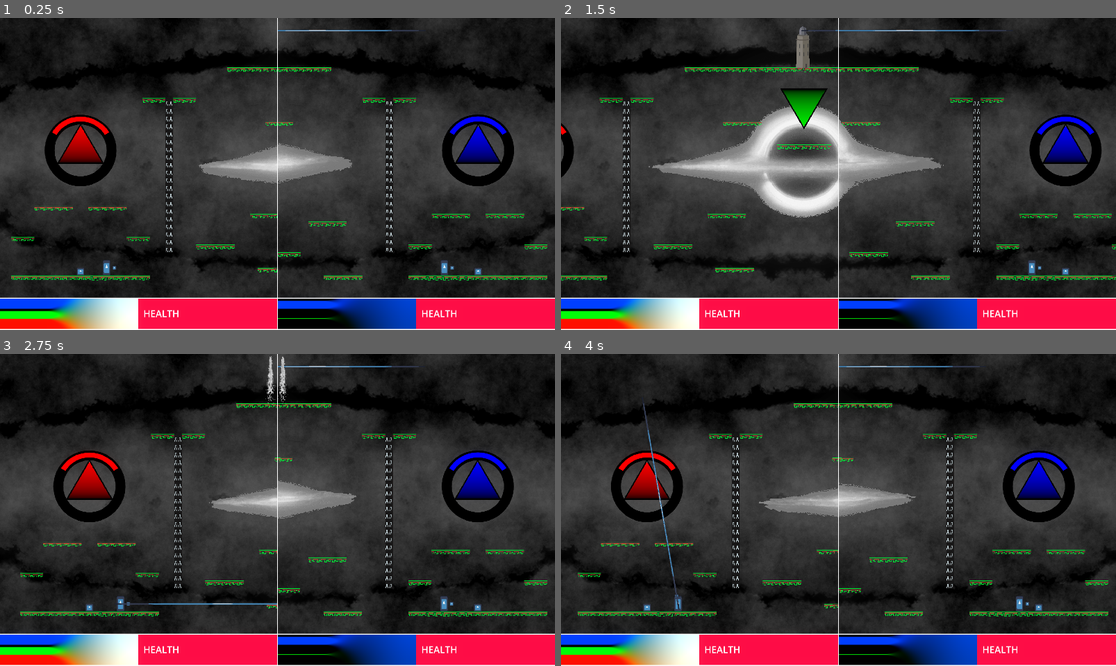
Above: before the commit, frames 1-4 (two rows, left to right).
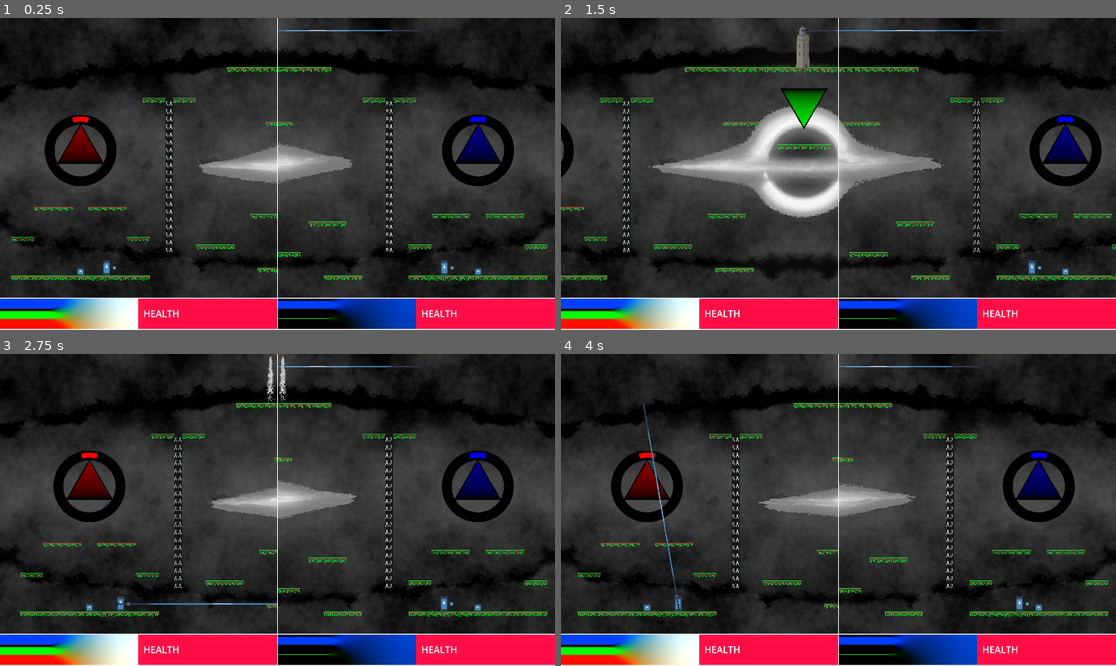
Above: after the commit, the same moments.

Repository: llhtimlam/UofT-GameJam
Game: Godot game, scene res://scenes/main.tscn
Same seed, same stepped clock (60 frames per second), same inputs: the game is played once before the commit and once after it. The engine's default icon, where the game draws it, is replaced by a stand-in: a white triangle on a blue panel in a dark square.
Inputs:
- Up to frame 1 (0.25 s): no input
- Up to frame 2 (1.5 s): hold D (Player1_RIGHT) 0.53-1.28 s; tap G (Player1_DASH) at 0.6 s; tap F (Player1_JUMP) at 0.77 s; hold S (Player1_DOWN) from 1.28 s (still down); tap R (Player1_MELEE) at 1.35 s
- Up to frame 3 (2.75 s): tap F (Player1_JUMP) at 1.52 s; release S (Player1_DOWN) at 2.03 s; hold D (Player1_RIGHT) from 2.03 s (still down); tap T (Player1_SHOOT) at 2.1 s
- Up to frame 4 (4 s): release D (Player1_RIGHT) at 2.78 s; hold W (Player1_UP) 2.78-3.53 s; tap / (Player2_DASH) at 2.85 s; tap F (Player1_JUMP) at 3.02, 3.77 s; hold A (Player1_LEFT) from 3.53 s (still down); tap Down (Player2_DOWN) at 3.6 s

The runs differ from the first frame. In frame 1, 1.2% of the frame differs, in the area x 9-92%, y 31-47%; in frame 2, 0.6%; in frame 3, 1.2%; in frame 4, 1.2%.

Commit message:
added base hurt animation and regen and lost score mechanic

Diff:
--- a/paintball/scenes/game_scene/base/base.gd
+++ b/paintball/scenes/game_scene/base/base.gd
@@ -45,14 +45,27 @@
 			display_enemy_score = normalized_enemy_color * normalized_score.x
 			display_turret_score = normalized_turret_color * normalized_score.y
 
-const MAX_HP : float = 40
-var hp : float = MAX_HP
+const MAX_HP: float = 40
+var hp: float = MAX_HP
+
+var REGEN_AMOUNT: = 32
+var REGEN_CD: float = 10.0
+var regen_timer : float = 0.0
 
 func _ready() -> void:
 	add_to_group("base")
 
+func _physics_process(delta: float) -> void:
+	# Timer
+	regen_timer = max(regen_timer - delta, 0.0)
+	if regen_timer <= 0.0:
+		_get_regen()
+		regen_timer = REGEN_CD
+
+
 func update_score(add_score: Vector3) -> void:
 	score += add_score
+	score = score.clamp(Vector3.ZERO, Vector3(255.0, 255.0, 255.0))
 	get_parent().update_color_wheel()
 
 func take_damage(damage, attacker_id, _attacker_team) -> void:
@@ -64,10 +77,24 @@
 		Bucket.spawn(
 				get_parent(),
 				_get_spawnpoint(),
-				score * 0.5
+				score * 0.01
 				)
+		_get_hurt_animation()
+		score -= score * 0.01
+		score = score.max(Vector3.ZERO)
 
 func _get_spawnpoint() -> Vector2:
 	match team_id:
 		1: return get_parent().bucket_spawn_p1.global_position
 		_: return get_parent().bucket_spawn_p2.global_position
+
+func _get_hurt_animation() -> void:
+	match team_id:
+		1: return get_parent().p1_base_hurt_animation()
+		_: return get_parent().p2_base_hurt_animation()
+
+func _get_regen() -> void:
+	match team_id:
+		1: score.x += REGEN_AMOUNT
+		_: score.z += REGEN_AMOUNT
+	score = score.clamp(Vector3.ZERO, Vector3(255.0, 255.0, 255.0))
--- a/paintball/scenes/game_scene/base/base.tscn
+++ b/paintball/scenes/game_scene/base/base.tscn
@@ -6,7 +6,7 @@
 radius = 150.0
 
 [node name="Base" type="Area2D" unique_id=1792069707]
-collision_layer = 4
+collision_layer = 6
 collision_mask = 0
 script = ExtResource("1_gas1l")
 
--- a/paintball/scenes/game_scene/map.gd
+++ b/paintball/scenes/game_scene/map.gd
@@ -14,6 +14,8 @@
 const BASE_SCENE = preload("res://scenes/game_scene/base/base.tscn")
 var p1_base_instance: Node2D = null
 var p2_base_instance: Node2D = null
+var p1_spin_tween: Tween
+var p2_spin_tween: Tween
 
 # Display color
 @export var p1_color : Color = Color(255,0,0)
@@ -114,7 +116,7 @@
 	p1_base_instance.base_color = p1_color
 	p1_base_instance.enemy_color = p2_color
 	p1_base_instance.turret_color = turret_color
-	p1_base_instance.score = Vector3(255,0,0)
+	p1_base_instance.score = Vector3(64,0,0)
 	add_child.call_deferred(p1_base_instance)
 	p1_base_instance.global_position = p1_color_wheel.global_position
 
@@ -124,7 +126,7 @@
 	p2_base_instance.base_color = p2_color
 	p2_base_instance.enemy_color = p1_color
 	p2_base_instance.turret_color = turret_color
-	p2_base_instance.score = Vector3(0,0,255)
+	p2_base_instance.score = Vector3(0,0,64)
 	add_child.call_deferred(p2_base_instance)
 	p2_base_instance.global_position = p2_color_wheel.global_position
 	update_color_wheel()
@@ -215,6 +217,25 @@
 	p2_score_progress_self.value = p2_base_instance.progress_self_score
 	p2_score_progress_enemy.value = p2_base_instance.progress_enemy_score
 	p2_score_progress_turret.value = p2_base_instance.progress_turret_score
+
+func p1_base_hurt_animation() -> void:
+	if p1_spin_tween and p1_spin_tween.is_valid():
+		p1_spin_tween.kill()
+	p1_spin_tween = create_tween()
+	p1_spin_tween.set_trans(Tween.TRANS_QUAD)
+	p1_spin_tween.set_ease(Tween.EASE_IN_OUT)
+	var target_rotation: float = p1_color_wheel.rotation + (6 * PI)
+	p1_spin_tween.tween_property(p1_color_wheel, "rotation", target_rotation, 1.0)
+
+func p2_base_hurt_animation() -> void:
+	if p2_spin_tween and p2_spin_tween.is_valid():
+		p2_spin_tween.kill()
+	p2_spin_tween = create_tween()
+	p2_spin_tween.set_trans(Tween.TRANS_QUAD)
+	p2_spin_tween.set_ease(Tween.EASE_IN_OUT)
+	var target_rotation: float = p2_color_wheel.rotation + (6 * PI)
+	p2_spin_tween.tween_property(p2_color_wheel, "rotation", target_rotation, 1.0)
+
 func _get_platform(id: int) -> TileMapLayer:
 	match id:
 		1: return platform1_tile
